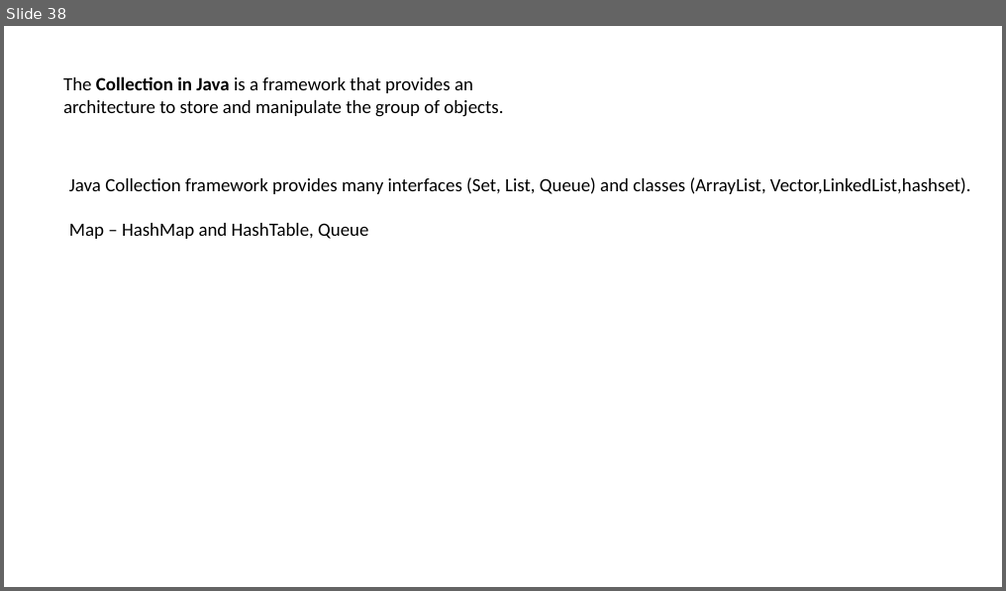
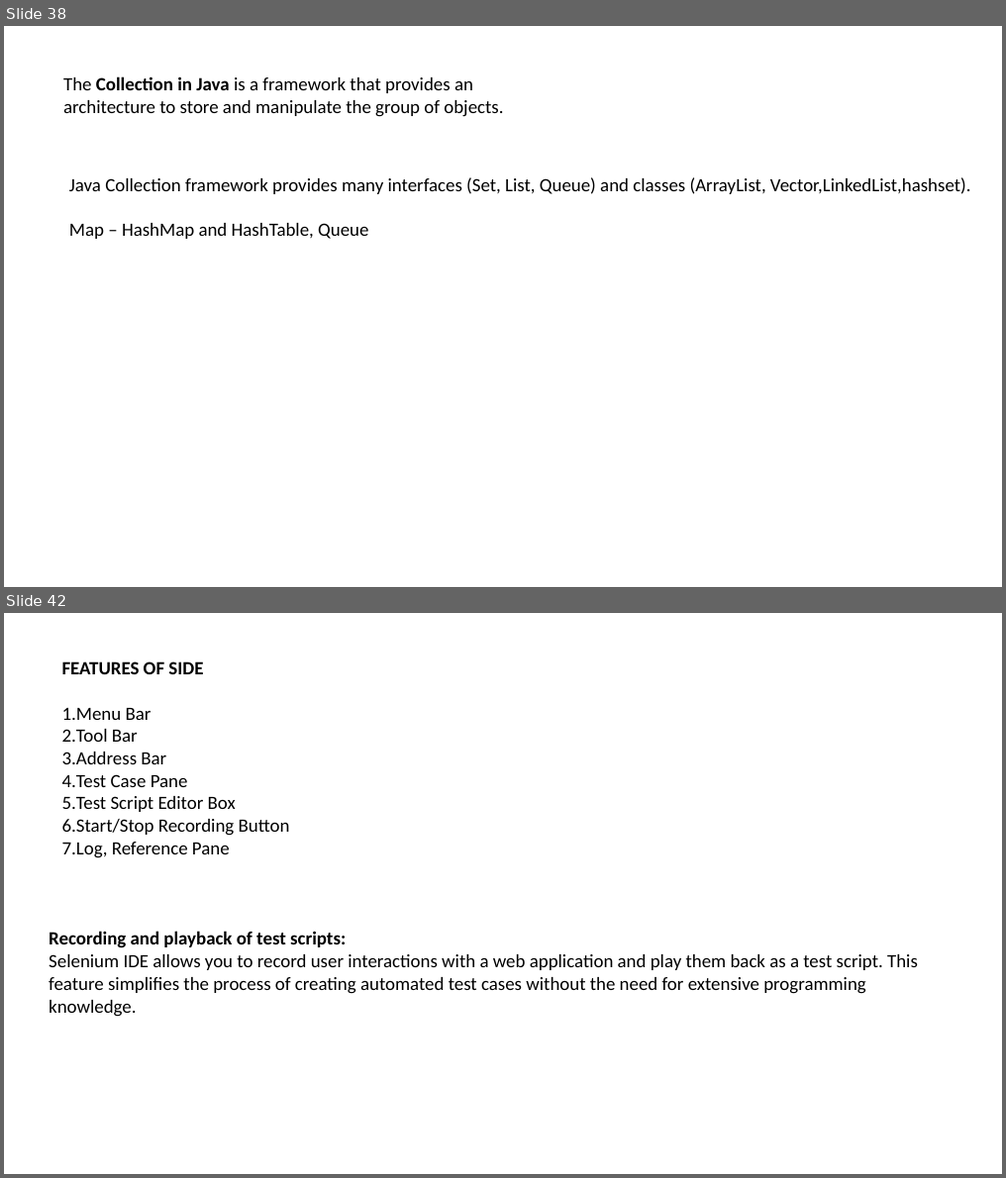
Before and after one commit to SoorajSundar1505/seleniumTraining, a slide deck: Selenium.pptx. Shown one above the other, each under a label of ours: slide 38 before the commit, slides 38 and 42 after it; the slides between them are not shown. The pictures are 1006x591 and 1006x1178 pixels, drawn with LibreOffice and Linux fonts; fonts in the diff are those of the drawing. Boxes give left, top, right and bottom in pixels: in the first picture for what was removed or moved away, otherwise in the second. Text is boxed around its words. In the diff, an @@ line names an element or a change of style, - is before the commit and + after.

```diff
--- a/Selenium.pptx
+++ b/Selenium.pptx
@@ slide 42 added at (4,613,1002,1174), background #FFFFFF @@
@@ text added at (62,662,290,859), 18 pt, text #000000 @@
+FEATURES OF SIDE
+1. Menu Bar
+2. Tool Bar
+3. Address Bar
+4. Test Case Pane
+5. Test Script Editor Box
+6. Start/Stop Recording Button
+7. Log, Reference Pane
@@ text added at (49,931,918,1017), 18 pt, text #000000 @@
+Recording and playback of test scripts:
+Selenium IDE allows you to record user interactions with a web application and play them back as a test script. This feature simplifies the process of creating automated test cases without the need for extensive programming knowledge.
```
Also in this commit, not shown: 1 slide changed, 15 other slides added.
